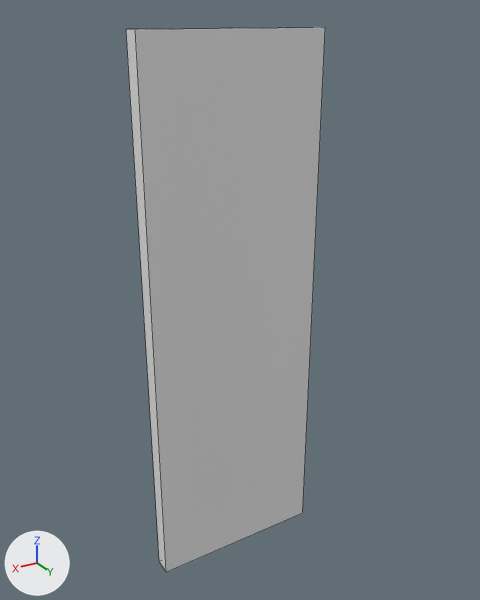
The FBX model Assets/Mesh/brick_3m_00.fbx as it was, and as the next commit left it.
One viewpoint serves both versions: a 50 mm camera at (1.67, 2.91, 1.56) aimed at (0.02, 0.15, 0.18). The lights are fixed; the arrows at lower left show +X, +Y and +Z. Mesh edges are drawn as thin lines. Where no turn or scale is listed for an object, it has been applied to the vertices.

Objects in the first picture: 'brick_3m_00'.
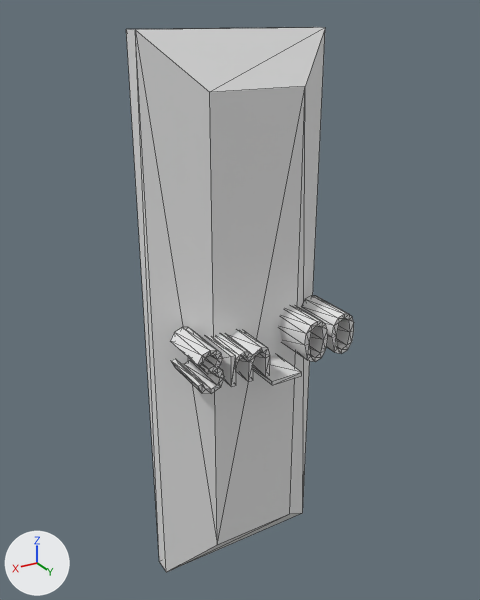
Boxes [x1, y1, x2, y2] around the edits, measured in the pictures (480 x 600 px):
'brick_3m_00', reshaped (15% wider)
    before: [126, 27, 325, 572]
    after: [126, 27, 354, 572]
part 1 of me_mesh, added
    after: [253, 355, 302, 385]
part 2 of me_mesh, added
    after: [171, 327, 225, 394]
part 3 of me_mesh, added
    after: [206, 330, 270, 387]
part 4 of me_mesh, added
    after: [280, 306, 328, 362]
part 5 of me_mesh, added
    after: [302, 296, 354, 354]
part 6 of me_mesh, built on
    both: [126, 27, 325, 572]

What changed in the scene script:
```text
Change me_mesh:
    used by ob_brick_3m_00; location = (0.0, 0.0, 0.0)
    remove me_mesh.from_pydata(...)  # 8 vertices, 6 faces; spans x -0.5..0.5, y 0.0..0.1, z -1.5..1.5
    add me_mesh.from_pydata(...)  # 216 vertices, 416 faces; spans x -0.5..0.5, y 0.0..0.51, z -1.5..1.5
    me_mesh part 1: a new loose piece, a box spanning x -0.135..0.048, y 0.226..0.512, z -0.144..-0.124
    me_mesh part 2: a new loose piece of 60 vertices spanning x 0.32..0.46, y 0.23..0.51, z -0.09..0.14
    me_mesh part 3: a new loose piece of 56 vertices spanning x 0.06..0.28, y 0.23..0.51, z -0.08..0.08
    me_mesh part 4: a new loose piece of 40 vertices spanning x -0.29..-0.14, y 0.23..0.51, z -0.09..0.14
    me_mesh part 5: a new loose piece of 40 vertices spanning x -0.46..-0.32, y 0.23..0.51, z -0.09..0.14
    me_mesh part 6
    6 faces are deleted
    4 vertices are added at (0.25, 0.29, -1.25), (-0.25, 0.29, -1.25), (-0.25, 0.29, 1.25), (0.25, 0.29, 1.25)
    20 new faces join them
```
